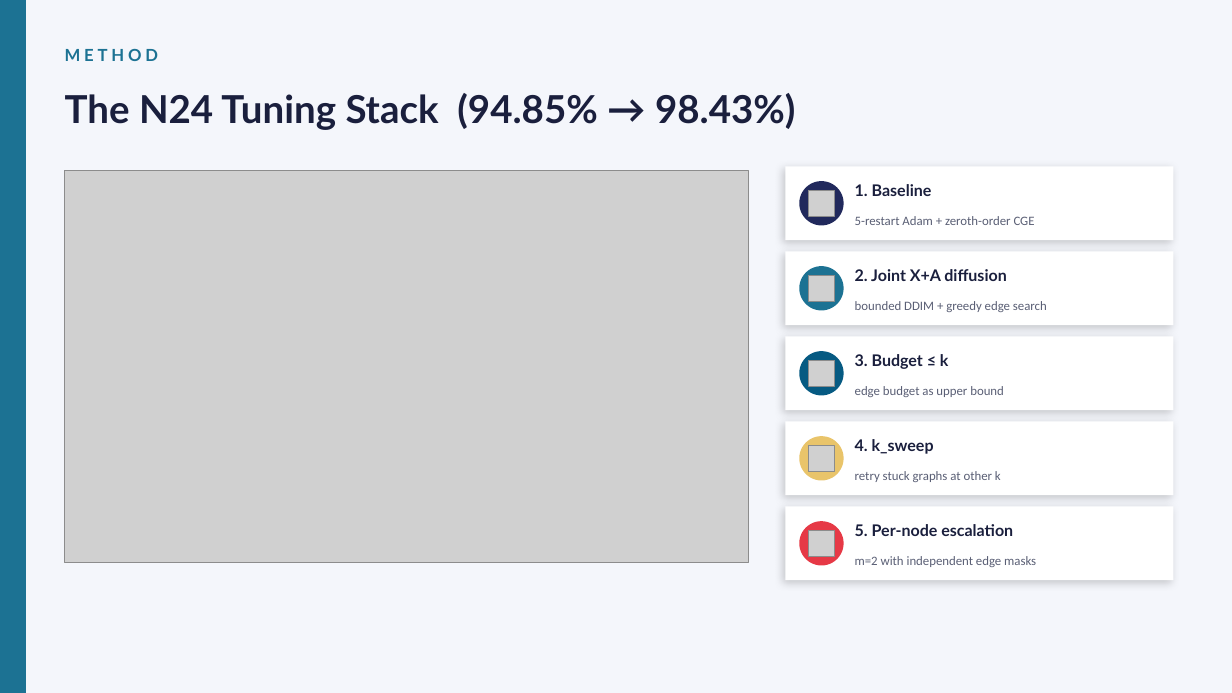
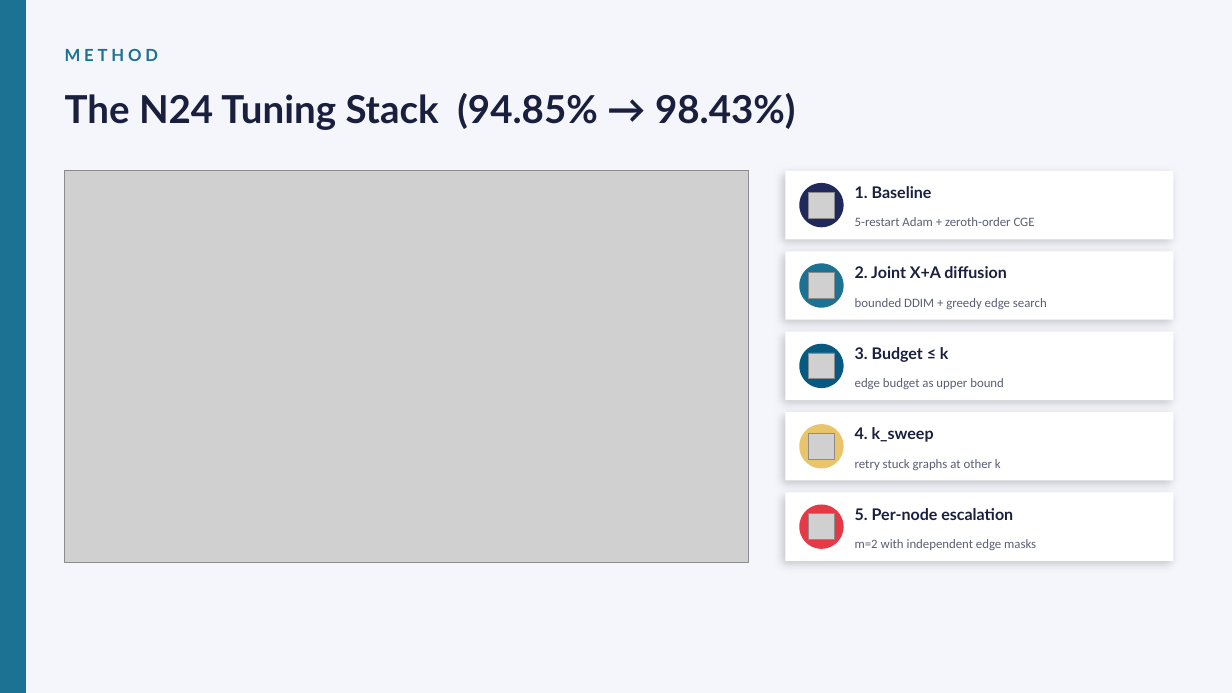
Before and after one commit to 0xKatze/autoresearch-katze, a slide deck: slide 4 of report/N24_diffusion_attack_deck.pptx. Drawn at 1232x693 pixels with LibreOffice and Linux fonts; fonts in the diff are those of the drawing; grey boxes stand for pictures. Boxes give left, top, right and bottom in pixels: in the first picture for what was removed or moved away, otherwise in the second. Text is boxed around its words. In the diff, an @@ line names an element or a change of style, - is before the commit and + after.

```diff
--- a/report/N24_diffusion_attack_deck.pptx
+++ b/report/N24_diffusion_attack_deck.pptx
@@ rectangle: place and size @@
-rectangle at <box>786,166,1174,240</box>
+rectangle at <box>786,171,1174,239</box>
@@ rectangle: place and size @@
-rectangle at <box>786,251,1174,325</box>
+rectangle at <box>786,251,1174,320</box>
@@ rectangle: place and size @@
-rectangle at <box>786,336,1174,410</box>
+rectangle at <box>786,332,1174,400</box>
@@ 2 texts, 1 picture, 1 ellipse: place and size @@
-2 texts, 1 picture, 1 ellipse at <box>799,351,1004,397</box>
+2 texts, 1 picture, 1 ellipse at <box>799,344,1004,389</box>
@@ rectangle: place and size @@
-rectangle at <box>786,421,1174,495</box>
+rectangle at <box>786,412,1174,481</box>
@@ 2 texts, 1 picture, 1 ellipse: place and size @@
-2 texts, 1 picture, 1 ellipse at <box>799,436,1001,482</box>
+2 texts, 1 picture, 1 ellipse at <box>799,424,1001,470</box>
@@ rectangle: place and size @@
-rectangle at <box>786,506,1174,580</box>
+rectangle at <box>786,493,1174,561</box>
@@ 2 texts, 1 picture, 1 ellipse: place and size @@
-2 texts, 1 picture, 1 ellipse at <box>799,521,1036,567</box>
+2 texts, 1 picture, 1 ellipse at <box>799,505,1036,550</box>
```
Also in this commit, not shown: 7 other slides changed, 3 other files.
